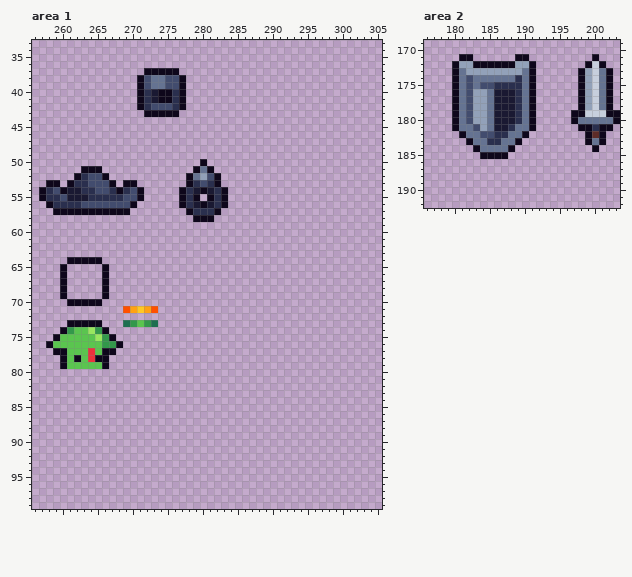
Pixel-art file, stored at core/assets/ase/ui.ase. This is how it looked before the edit.
512x256 pixels, 1 frame. Shown: area 1: x 256..305, y 33..99; area 2: x 176..203, y 169..192.
And afterwards:
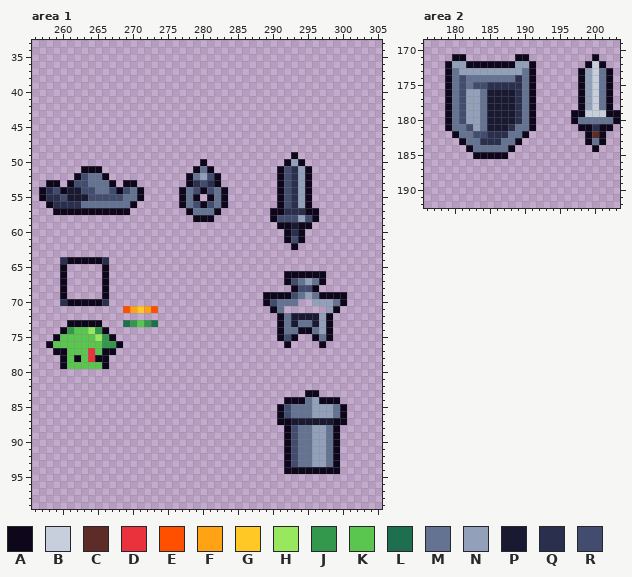
Palette (. is transparent): A #0e071b  B #c7cfdd  C #5d2c28  D #ea323c  E #ff5000  F #ffa214  G #ffc825  H #99e65f  J #33984b  K #5ac54f  L #1e6f50  M #657392  N #92a1b9  P #1a1932  Q #2a2f4e  R #424c6e
Change:
Changed rows in their new state; - is an unchanged pixel.
Area 1:
first column x 271:
 37 -.....-
 38 .......
 39 .......
 40 .......
 41 .......
 42 .......
 43 -.....-
first column x 260:
 49 ---------------------------------A-------
 50 --------------------------------ANA------
 51 -------------------------------ARQNA-----
 52 ---RMM-------------------------ARQNA-----
 53 --RRMMM------------------------ARQNA-----
 54 ---RRMMR-RM-------MR-RM--------ARQNA-----
 55 ----RRRRRMM-------M---M--------ARQNA-----
 56 ---MMMMMMM--------MR-RM--------ARQNA-----
 57 -------------------MMM--------AAQQQAA----
 58 ------------------------------ARRRNRA----
 59 -------------------------------AAPAA-----
 60 --------------------------------AQA------
 61 --------------------------------ARA------
 62 ---------------------------------A-------
 64 Q-----Q----------------------------------
 66 --------------------------------AAAAAA---
 67 --------------------------------ARMNMA---
 68 ---------------------------------ARRA----
 69 -----------------------------AAAARMNMAAAA
 70 Q-----Q----------------------ARMMM--NNNMA
 71 ------------------------------AM------NA-
 72 -------------------------------AMPPPPNA--
 73 -------------------------------AMPMMPNA--
 74 -------------------------------AMMAAMNA--
 75 -------------------------------ARA--AMA--
 76 --------------------------------A----A---
first column x 291:
 83 ----AA----
 84 -AAAMNAAA-
 85 ARMMMNNNMA
 86 ARMMMNNNMA
 87 AAPPPPPPAA
 88 -ARMMNNMA-
 89 -ARMMNNMA-
 90 -ARMMNNMA-
 91 -ARMMNNMA-
 92 -ARMMNNMA-
 93 -ARMMNNMA-
 94 -AAAAAAAA-
Area 2:
first column x 179:
171 -A-.---
172 AN-A---
173 AMN----
174 AMRM---
175 AMRMR-Q
176 AMRN-MP
177 AMRN-MP
178 AMRN-MP
179 AMRN-MP
180 AMRN-MP
181 AM-RNMP
182 -AM-R-Q
183 --AM-Q-
184 ---AM--
185 ----A--
